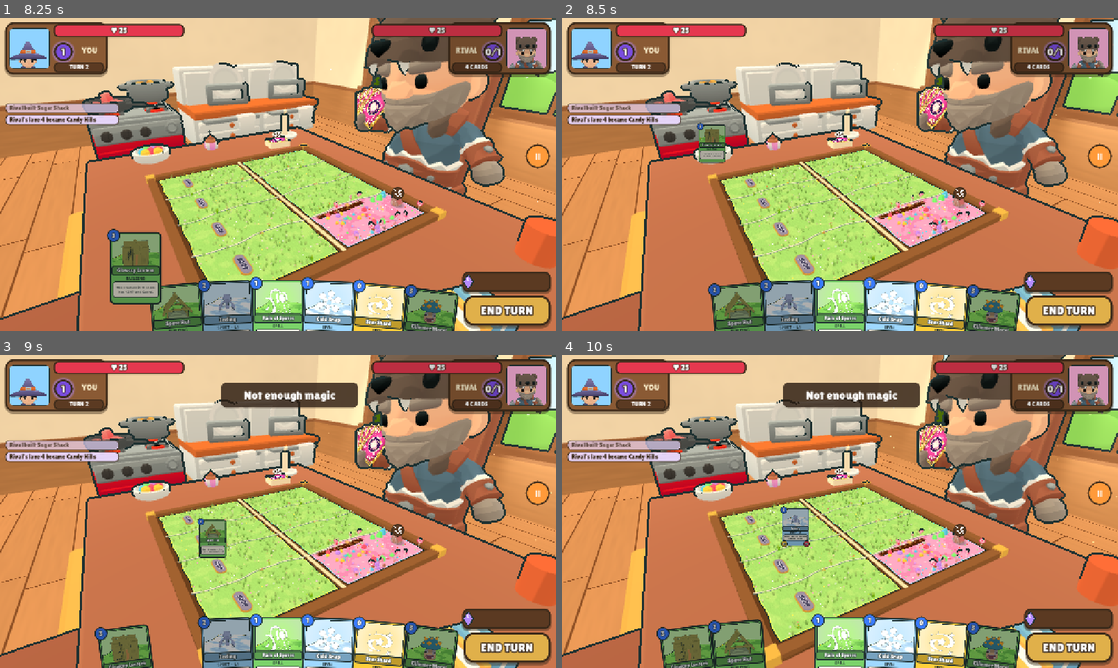
Above: before the commit, frames 1-4 (two rows, left to right).
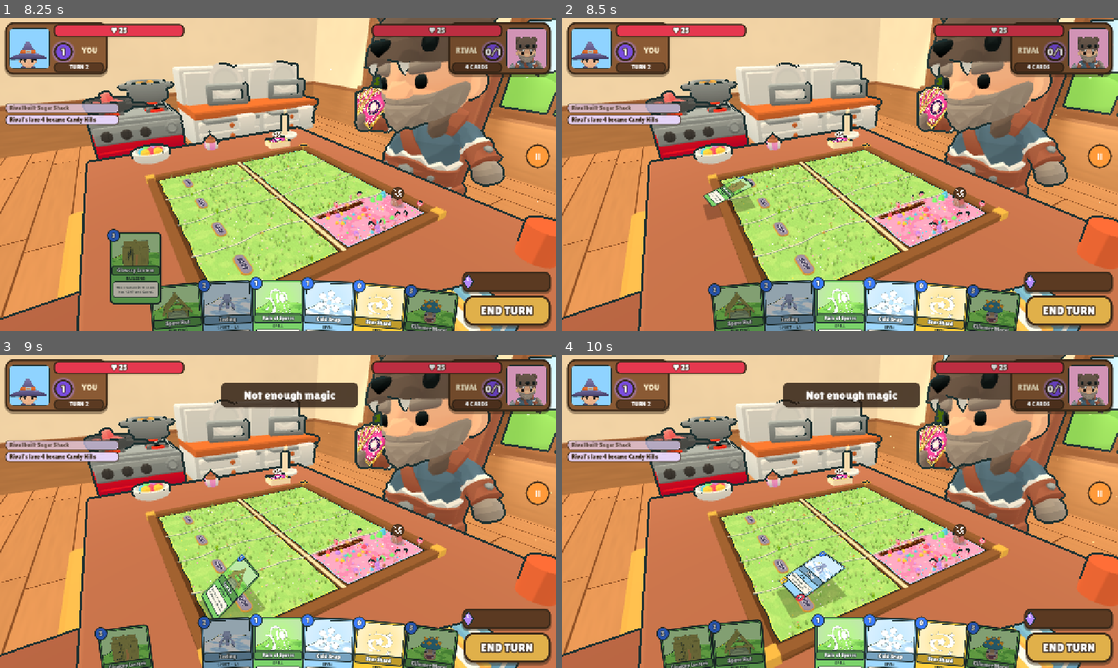
Above: after the commit, the same moments.

Repository: muriarty1893/cardwards
Game: Godot game, scene res://menus/main_menu.tscn
The game is run twice, just before and just after one commit, with the same random seed, the same clock (stepped at 60 frames per second) and the same inputs.
Inputs (mouse positions are in pixels of both pictures, inside the frame that each line leads up to):
- Up to frame 1 (8.25 s): click "Easy" at 0.5 s; click "Easy" at 1.25 s; click "PLAY" at 2 s; tap Enter at 2.75 s; drag from (133, 321) to (333, 105) at 2.77 s; drag from (194, 318) to (250, 237) at 3.52 s; move the mouse to (250, 315) at 4.27 s; hold Right 4.28-5 s; hold E 4.28-5 s; click (250, 315) at 4.42 s; drag from (305, 315) to (111, 127) at 5.02 s; drag from (361, 318) to (305, 174) at 5.77 s; drag from (422, 321) to (194, 96) at 6.52 s; move the mouse to (305, 174) at 7.27 s; hold Left 7.28-8 s; tap R at 7.35 s; click (305, 174) at 7.42 s; drag from (127, 324) to (166, 190) at 8.02 s
- Up to frame 2 (8.5 s): no input
- Up to frame 3 (9 s): drag from (177, 658) to (333, 442) at 8.77 s
- Up to frame 4 (10 s): drag from (789, 655) to (812, 574) at 9.52 s

Frame 1 is identical in both runs. In frame 2, 1.3% of the frame differs, in the area x 24-35%, y 33-65%; in frame 3, 2.0%; in frame 4, 2.1%, in the area x 38-52%, y 48-85%.

Commit message:
feat: dragged cards tilt into a 3D card lying over the board
Co-Authored-By: Claude Opus 5.5 <noreply@anthropic.com>

Diff:
--- /dev/null
+++ b/tests/test_drag_card.gd
@@ -0,0 +1,75 @@
+extends TestCase
+## Board look 2, spec 3.2: a card dragged over the board becomes a 3D card lying almost flat over the table.
+
+
+func _rig() -> Array:
+	var tree := Engine.get_main_loop() as SceneTree
+	var vp := SubViewport.new()
+	vp.size = Vector2i(1280, 720)
+	tree.root.add_child(vp)
+	var rig := CameraRig.new()
+	vp.add_child(rig)
+	var dc := DragCard3D.new()
+	vp.add_child(dc)
+	await tree.process_frame
+	return [vp, rig, dc]
+
+
+func test_card_lies_near_flat() -> bool:
+	var r: Array = await _rig()
+	var dc: DragCard3D = r[2]
+	var cam: Camera3D = (r[1] as CameraRig).camera
+	dc.show_card(CardDB.card(&"fireball"))
+	assert_true(dc.visible, "shown while dragging over the board")
+	for i: int in 30:
+		dc.follow(cam, Vector2(640, 360))
+		dc.step(1.0 / 60.0)
+	var normal: Vector3 = dc.card_normal()
+	assert_true(normal.dot(Vector3.UP) >= cos(deg_to_rad(25.0)), "card lies within 25 degrees of flat (%s)" % normal)
+	assert_true(normal.dot(Vector3.UP) <= cos(deg_to_rad(10.0)), "but tilts toward the camera (%s)" % normal)
+	assert_true(normal.z > 0.0, "the tilt faces the camera side")
+	var hit: Vector3 = Vector3(dc.global_position.x, Island.TOP_Y, dc.global_position.z)
+	assert_true(absf(dc.global_position.y - (Island.TOP_Y + DragCard3D.HOVER)) < 0.05, "hovers above the tiles (%.2f)" % dc.global_position.y)
+	var screen: Vector2 = cam.unproject_position(dc.global_position)
+	assert_true(screen.distance_to(Vector2(640, 360)) < 4.0, "stays under the mouse (%s)" % screen)
+	assert_true(hit.is_finite(), "over the board")
+	(r[0] as Node).free()
+	return true
+
+
+func test_sway_capped() -> bool:
+	var r: Array = await _rig()
+	var dc: DragCard3D = r[2]
+	var cam: Camera3D = (r[1] as CameraRig).camera
+	dc.show_card(CardDB.card(&"fireball"))
+	var max_roll: float = 0.0
+	# Fast steady sweeps right then left (60 px a frame).
+	for sweep: int in 2:
+		for i: int in 16:
+			var x: float = 200.0 + 60.0 * i if sweep == 0 else 1100.0 - 60.0 * i
+			dc.follow(cam, Vector2(x, 360))
+			dc.step(1.0 / 60.0)
+			max_roll = maxf(max_roll, absf(dc.roll))
+	assert_true(max_roll > deg_to_rad(2.0), "fast moves make the card sway (%.1f deg)" % rad_to_deg(max_roll))
+	assert_true(max_roll <= deg_to_rad(DragCard3D.MAX_ROLL_DEG) + 0.001, "sway is capped (%.1f deg)" % rad_to_deg(max_roll))
+	(r[0] as Node).free()
+	return true
+
+
+func test_hand_switches_between_2d_and_3d() -> bool:
+	var m: MatchController = await Fx.load_match()
+	var tree := Engine.get_main_loop() as SceneTree
+	m.hand.begin_drag_for_test(0)
+	var vp: Vector2 = m.hud.get_viewport_rect().size
+	m.hand.drag_to_for_test(Vector2(vp.x / 2.0, vp.y * 0.4))
+	await tree.process_frame
+	assert_true(m.drag_card.visible, "over the board: the 3D card shows")
+	assert_true(m.hand.dragged_widget().modulate.a < 0.01, "and the 2D card hides")
+	m.hand.drag_to_for_test(Vector2(vp.x / 2.0, vp.y - 30.0))
+	await tree.process_frame
+	assert_true(not m.drag_card.visible, "back over the hand: the 3D card hides")
+	assert_true(m.hand.dragged_widget().modulate.a > 0.99, "and the 2D card is back")
+	m.hand.cancel_drag()
+	assert_true(not m.drag_card.visible, "cancel hides the 3D card")
+	m.queue_free()
+	return true
--- a/tools/screenshot.gd
+++ b/tools/screenshot.gd
@@ -10,6 +10,8 @@
 var _fps_secs: float = 0.0
 ## --hover-card=<i>: hover card i in the match hand before the shot.
 var _hover_card: int = -1
+## --drag-card=<i>,<x>,<y>: drag hand card i to screen point (x, y) for the last 40 frames.
+var _drag_card: Array = []
 var _fps_t: float = 0.0
 var _fps_frames: int = 0
 var _fps_worst: float = 0.0
@@ -30,6 +32,9 @@
 			_fps_secs = float(arg.substr(10))
 		elif arg.begins_with("--hover-card="):
 			_hover_card = int(arg.substr(13))
+		elif arg.begins_with("--drag-card="):
+			var parts: PackedStringArray = arg.substr(12).split(",")
+			_drag_card = [int(parts[0]), Vector2(float(parts[1]), float(parts[2]))]
 	set_process(_path != "" or _fps_secs > 0.0)
 
 
@@ -57,6 +62,18 @@
 					hand = n
 		if hand:
 			(hand as Hand).hover(_hover_card)
+	if not _drag_card.is_empty() and _frames <= 40:
+		var m := _vp.find_child("Match", true, false)
+		for n: Node in _vp.find_children("*", "", true, false):
+			if n is MatchController:
+				m = n
+		if m is MatchController:
+			var mc := m as MatchController
+			if _frames == 40:
+				mc.hand.begin_drag_for_test(_drag_card[0])
+			# Approach the target from below so the card sways a little.
+			var t: float = clampf(1.0 - (_frames - 10) / 30.0, 0.0, 1.0)
+			mc.hand.drag_to_for_test((_drag_card[1] as Vector2).lerp(Vector2(_drag_card[1].x - 120.0, 560.0), 1.0 - t))
 	if _frames > 0:
 		return
 	_vp.get_texture().get_image().save_png(_path)
--- a/view/match.gd
+++ b/view/match.gd
@@ -18,6 +18,8 @@
 var field_fx: FieldFx
 ## Both players' deck and discard piles on the table.
 var stacks: CardStacks
+## The 3D card shown while a hand card is dragged over the board.
+var drag_card: DragCard3D
 ## Each player's card back (CardBacks), from their deck's main land.
 var card_backs: Array[Texture2D] = [null, null]
 var _ui_root: Control
@@ -309,6 +311,10 @@
 	input = InputController.new()
 	input.match_ctl = self
 	add_child(input)
+	drag_card = DragCard3D.new()
+	add_child(drag_card)
+	hand.drag_card = drag_card
+	hand.camera = rig.camera
 	hand.card_drag_started.connect(input.on_drag_started)
 	hand.card_dropped.connect(input.on_dropped)
 	player = EventPlayer.new()
--- /dev/null
+++ b/view/ui/drag_card_3d.gd
@@ -0,0 +1,145 @@
+class_name DragCard3D
+extends Node3D
+## The card you drag, once it is over the board (board look 2, spec 3.2): a real 3D card under the mouse, hovering
+## above the tiles and lying almost flat (tilted toward you so it stays readable), swaying a little with the
+## mouse's speed, with a soft shadow on the board. The hand hides its 2D card meanwhile.
+
+## Height above the tile surface.
+const HOVER := 0.9
+## World width of the card (height follows the card's shape).
+const WIDTH := 1.6
+## Tilt toward the camera from flat.
+const TILT_DEG := 18.0
+const MAX_ROLL_DEG := 10.0
+const MAX_PITCH_DEG := 6.0
+## Seconds for the card to fall from upright onto its back when it first crosses onto the board.
+const FLATTEN := 0.12
+
+var roll: float = 0.0
+var pitch: float = 0.0
+var _card: CardData
+var _vp: SubViewport
+var _quad: MeshInstance3D
+var _shadow: MeshInstance3D
+var _target := Vector3.ZERO
+var _last_target := Vector3.INF
+var _vel := Vector3.ZERO
+## 0 upright (facing the camera) .. 1 lying at the drag tilt.
+var _flat: float = 0.0
+
+
+func _init() -> void:
+	name = "DragCard3D"
+	visible = false
+	_vp = SubViewport.new()
+	_vp.size = Vector2i(CardWidget.SIZE * 2.0)
+	_vp.transparent_bg = true
+	_vp.render_target_update_mode = SubViewport.UPDATE_DISABLED
+	add_child(_vp)
+	var q := QuadMesh.new()
+	q.size = Vector2(WIDTH, WIDTH * CardWidget.SIZE.y / CardWidget.SIZE.x)
+	var mat := StandardMaterial3D.new()
+	mat.shading_mode = BaseMaterial3D.SHADING_MODE_UNSHADED
+	mat.transparency = BaseMaterial3D.TRANSPARENCY_ALPHA
+	mat.cull_mode = BaseMaterial3D.CULL_DISABLED
+	mat.texture_filter = BaseMaterial3D.TEXTURE_FILTER_LINEAR_WITH_MIPMAPS
+	mat.albedo_texture = _vp.get_texture()
+	_quad = MeshInstance3D.new()
+	_quad.name = "Card"
+	_quad.mesh = q
+	_quad.material_override = mat
+	_quad.cast_shadow = GeometryInstance3D.SHADOW_CASTING_SETTING_OFF
+	add_child(_quad)
+	var sq := QuadMesh.new()
+	sq.size = q.size * 1.05
+	sq.orientation = PlaneMesh.FACE_Y
+	var smat := StandardMaterial3D.new()
+	smat.shading_mode = BaseMaterial3D.SHADING_MODE_UNSHADED
+	smat.transparency = BaseMaterial3D.TRANSPARENCY_ALPHA
+	smat.albedo_color = Color(0.1, 0.06, 0.04, 0.28)
+	_shadow = MeshInstance3D.new()
+	_shadow.name = "Shadow"
+	_shadow.mesh = sq
+	_shadow.material_override = smat
+	_shadow.cast_shadow = GeometryInstance3D.SHADOW_CASTING_SETTING_OFF
+	add_child(_shadow)
+	set_process(false)
+
+
+## Starts showing `c` (renders its face once).
+func show_card(c: CardData) -> void:
+	if c != _card:
+		_card = c
+		for ch: Node in _vp.get_children():
+			ch.free()
+		var w := CardWidget.new()
+		w.setup(c, -1)
+		w.scale = Vector2.ONE * 2.0
+		_vp.add_child(w)
+		_vp.render_target_update_mode = SubViewport.UPDATE_ONCE
+	if not visible:
+		visible = true
+		_flat = 0.0
+		_last_target = Vector3.INF
+		_vel = Vector3.ZERO
+		roll = 0.0
+		pitch = 0.0
+	set_process(true)
+
+
+func hide_card() -> void:
+	visible = false
+	set_process(false)
+
+
+## Puts the card under `screen` (on the plane HOVER above the tiles).
+func follow(cam: Camera3D, screen: Vector2) -> void:
+	var o: Vector3 = cam.project_ray_origin(screen)
+	var d: Vector3 = cam.project_ray_normal(screen)
+	if absf(d.y) < 0.0001:
+		return
+	var t: float = (Island.TOP_Y + HOVER - o.y) / d.y
+	if t <= 0.0:
+		return
+	_target = o + d * t
+	if not _last_target.is_finite():
+		_last_target = _target
+		global_position = _target
+		_place_shadow()
+
+
+## The card face's normal in world space.
+func card_normal() -> Vector3:
+	return (_quad.global_basis * Vector3(0, 0, 1)).normalized()
+
+
+func _process(delta: float) -> void:
+	step(delta)
+
+
+## One frame of following and swaying (tests call this directly).
+func step(delta: float) -> void:
+	if delta <= 0.0:
+		return
+	var moved: Vector3 = _target - _last_target if _last_target.is_finite() else Vector3.ZERO
+	_last_target = _target
+	_vel = _vel.lerp(moved / delta, clampf(delta * 12.0, 0.0, 1.0))
+	global_position = _target
+	_flat = minf(_flat + delta / FLATTEN, 1.0)
+	var max_roll: float = deg_to_rad(MAX_ROLL_DEG)
+	var max_pitch: float = deg_to_rad(MAX_PITCH_DEG)
+	var want_roll: float = clampf(-_vel.x * 0.05, -max_roll, max_roll)
+	var want_pitch: float = clampf(_vel.z * 0.03, -max_pitch, max_pitch)
+	roll = clampf(lerpf(roll, want_roll, clampf(delta * 10.0, 0.0, 1.0)), -max_roll, max_roll)
+	pitch = clampf(lerpf(pitch, want_pitch, clampf(delta * 10.0, 0.0, 1.0)), -max_pitch, max_pitch)
+	# Flat on the board is -90 degrees about x; tilted back toward the camera by TILT_DEG; upright when just
+	# crossing onto the board.
+	var lying: float = deg_to_rad(-90.0 + TILT_DEG) + pitch
+	var upright: float = deg_to_rad(-25.0)
+	var e: float = 1.0 - pow(1.0 - _flat, 3.0)
+	_quad.rotation = Vector3(lerpf(upright, lying, e), 0.0, roll)
+	_place_shadow()
+
+
+func _place_shadow() -> void:
+	_shadow.global_position = Vector3(global_position.x + 0.08, Island.TOP_Y + 0.02, global_position.z + 0.12)
--- a/view/ui/hand.gd
+++ b/view/ui/hand.gd
@@ -28,6 +28,9 @@
 const TOKEN_SCALE := 0.45
 
 var _cards: Array[CardWidget] = []
+## Set by MatchController: over the board the dragged card is shown as this 3D card (seen by `camera`).
+var drag_card: DragCard3D
+var camera: Camera3D
 var _shown: Array[CardData] = []
 var _hover: int = -1
 var _drag: int = -1
@@ -52,6 +55,7 @@
 	_cards.clear()
 	_hover = -1
 	_drag = -1
+	_hide_3d()
 	for i: int in cards.size():
 		var w := CardWidget.new()
 		w.setup(cards[i], i)
@@ -203,14 +207,45 @@
 		_layout()
 
 
-## Keeps the dragged card centred on the mouse: full card over the hand strip, a small token
-## once it is over the board.
+## Keeps the dragged card centred on the mouse: the full 2D card over the hand strip; once over the board, a 3D card
+## lying over the table (DragCard3D), or a small token when there is no 3D card.
 func _follow(w: CardWidget, mouse: Vector2) -> void:
 	var over_board: bool = mouse.y < global_position.y + size.y - Hud.HAND_STRIP_H - 20.0
-	var s: float = TOKEN_SCALE if over_board else REST_SCALE
+	var three_d: bool = over_board and drag_card != null and camera != null
+	var s: float = TOKEN_SCALE if over_board and not three_d else REST_SCALE
 	w.scale = Vector2.ONE * s
 	# The pivot is the bottom centre: put the scaled card's centre on the mouse.
 	w.global_position = mouse - w.pivot_offset + Vector2(0, CardWidget.SIZE.y * s / 2.0)
+	w.modulate.a = 0.0 if three_d else 1.0
+	if three_d:
+		drag_card.show_card(w.card)
+		drag_card.follow(camera, mouse)
+	else:
+		_hide_3d()
+
+
+func _hide_3d() -> void:
+	if drag_card:
+		drag_card.hide_card()
+
+
+## The 2D widget being dragged (tests), or null.
+func dragged_widget() -> CardWidget:
+	return _cards[_drag] if _drag >= 0 and _drag < _cards.size() else null
+
+
+## Starts dragging card i as a mouse press would (tests).
+func begin_drag_for_test(i: int) -> void:
+	_drag = i
+	_hover = -1
+	_cards[i].z_index = 20
+	_layout()
+
+
+## Moves the dragged card as the mouse would (tests).
+func drag_to_for_test(mouse: Vector2) -> void:
+	if _drag >= 0:
+		_follow(_cards[_drag], mouse)
 
 
 func _input(event: InputEvent) -> void:
@@ -223,6 +258,8 @@
 	if mb and mb.button_index == MOUSE_BUTTON_LEFT and not mb.pressed:
 		var i: int = _drag
 		_drag = -1
+		_cards[i].modulate.a = 1.0
+		_hide_3d()
 		last_drop_pos = mb.position
 		card_dropped.emit(i, mb.position)
 		_layout()
@@ -230,5 +267,8 @@
 
 ## Return a dragged card to its place (drop rejected).
 func cancel_drag() -> void:
+	if _drag >= 0 and _drag < _cards.size():
+		_cards[_drag].modulate.a = 1.0
 	_drag = -1
+	_hide_3d()
 	_layout()
Not shown, added: tests/test_drag_card.gd.uid
Not shown, added: view/ui/drag_card_3d.gd.uid
